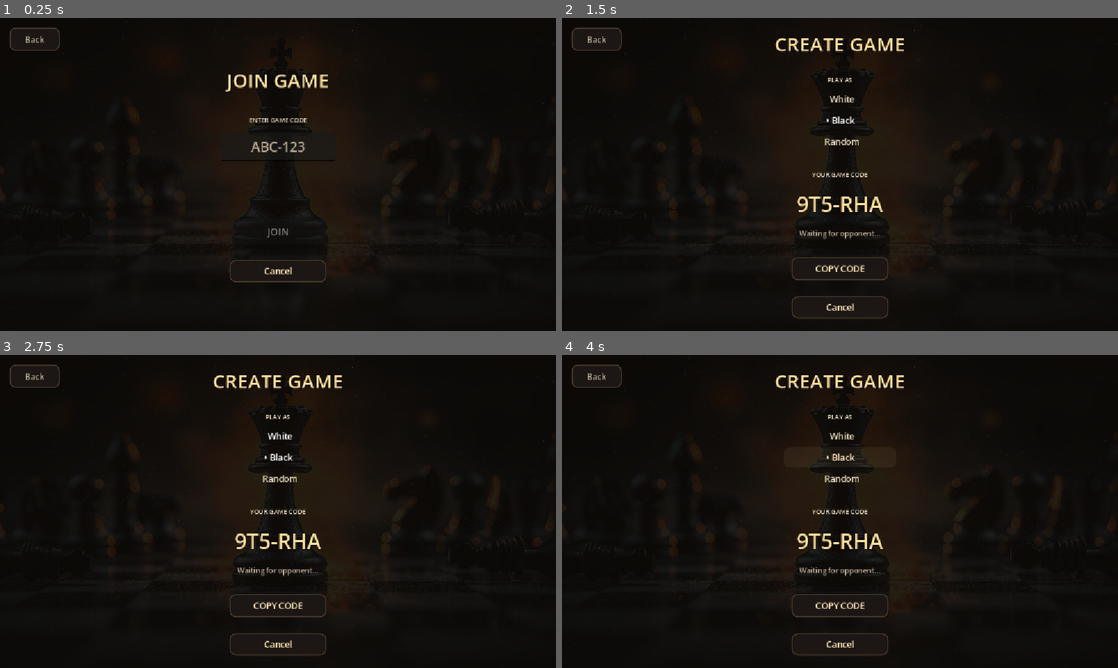
Above: before the commit, frames 1-4 (two rows, left to right).
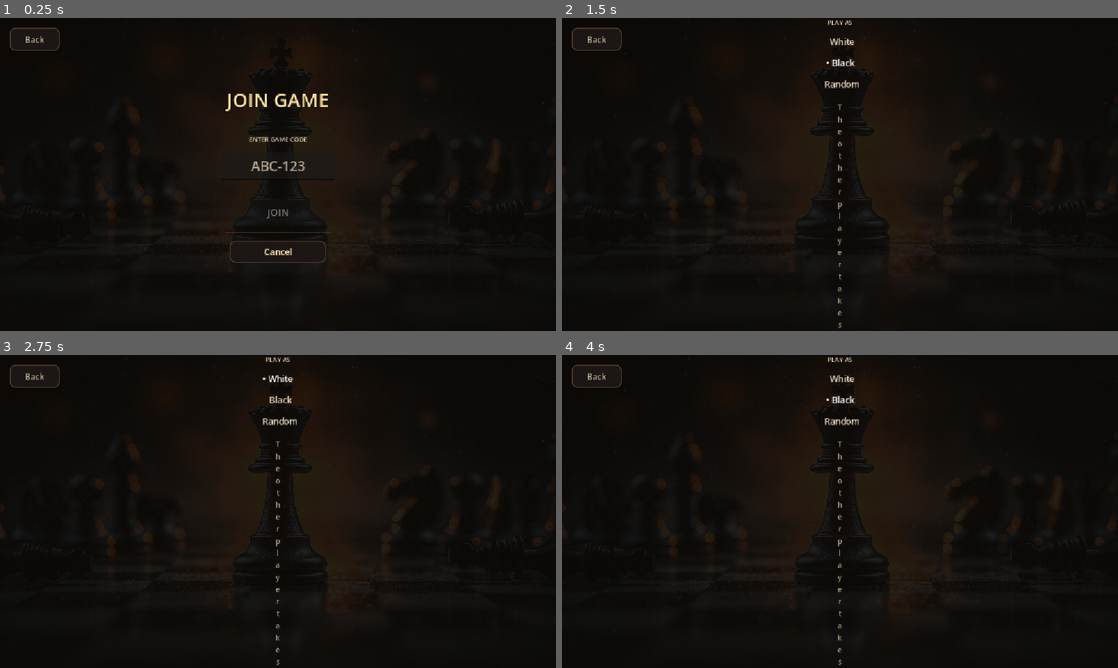
Above: after the commit, the same moments.

Repository: shedrackgodstime/chess-relay
Game: Godot game, scene res://join_game.tscn
The game is run twice, just before and just after one commit, with the same random seed, the same clock (stepped at 60 frames per second) and the same inputs. This scene is started directly instead of the project's main scene.
Inputs:
- Up to frame 1 (0.25 s): no input
- Up to frame 2 (1.5 s): click "Cancel" at 0.5 s; click "CREATE GAME" at 1.25 s
- Up to frame 3 (2.75 s): click "White" at 2 s
- Up to frame 4 (4 s): click "White" (after the commit: "• White") at 2.75 s; click "• Black" (after the commit: "Black") at 3.5 s

The runs differ from the first frame. In frame 1, 1.9% of the frame differs, in the area x 40-60%, y 18-85%; in frame 2, 2.3%; in frame 3, 2.3%; in frame 4, 2.3%, in the area x 38-62%, y 0-100%.

Commit message:
Break Create Game into two acts, and stop the screens rearranging themselves
The multiplayer screens were built without being measured, which is how four bugs got
into the last screen, and measuring them showed they were not close. Create Game was
596 px, which is 92% of the screen, against 52% for the VS lobby and 49% for home.

The cause was structural rather than cosmetic. Choosing a side and being handed a code
are sequential acts, and the document's own flow says so: CREATE GAME, choose side, game
created, show code. They were both on one screen at equal weight with equal gaps, so a
player had to hold a colour choice in their head while looking at a code they could not
use yet. They are two states now: a short first act that asks for a side and ends, and
the code, which is the reason the screen exists. 294 px, 45%.

Three more things the measurements showed.

The code was set to the full content width, so it claimed 760 px for seven characters
and read as a heading rather than something to read out. It is now as wide as the code
and centred.

Cancel was drawn as an outlined action, the same language as COPY CODE, so the way out
competed with the thing you came for. It is quiet now.

The quiet line was demanding the full content width even while hidden, so on the join
screen the column measured 240 and the first time a player mistyped a code the complaint
appeared and widened the whole screen to 760. A layout that rearranges itself when it has
something to say is a layout that moves under the player's finger; the line no longer
asks for width it is not using, and a test now presses a complaint onto the screen and
checks the column does not move.

The join screen was 446 px and is 366, with two empty rows that took 48 px before the
first keystroke. They are hidden until they have something to say.

The tests now drive Create Game the way a player does, pressing CONTINUE, so the screen
they check is the one a player actually sees. It was checking the first act and calling
it the screen.

Diff:
--- a/tools/observe_lobby.gd
+++ b/tools/observe_lobby.gd
@@ -84,6 +84,47 @@
 		for child in p2p_column.get_children():
 			print("    %s %.0fx%.0f" % [child.name, child.size.x, child.size.y])
 
+	# Every multiplayer screen, measured the way the VS one was measured. Built
+	# without looking first is how four bugs got into the last screen, so these are
+	# looked at before they are judged.
+	for path: String in ["res://create_game.tscn", "res://join_game.tscn"]:
+		var page := (load(path) as PackedScene).instantiate()
+		root.add_child(page)
+		await process_frame
+		await process_frame
+		# The create screen has a second act, and the first one is not the screen a
+		# player spends their time on, so both are measured.
+		if page is CreateGameScreen:
+			await (page as CreateGameScreen)._code_act()
+		var body := page.find_child("Column", true, false) as Control
+		print("\n-- %s --" % path.get_file())
+		if body == null:
+			print("  no column")
+			continue
+		print("  content %.0f x %.0f at %.0f,%.0f (%.0f%% of screen height)"
+			% [body.size.x, body.size.y, body.global_position.x,
+				body.global_position.y, body.size.y / screen.y * 100.0])
+		var previous_bottom := -1.0
+		for child in body.get_children():
+			var gap := -1.0
+			if previous_bottom >= 0.0:
+				gap = child.global_position.y - previous_bottom
+			previous_bottom = child.global_position.y + child.size.y
+			var text := ""
+			var font_size := 0
+			if child is Label:
+				text = (child as Label).text
+				font_size = (child as Label).get_theme_font_size("font_size")
+			elif child is Button:
+				text = (child as Button).text
+				font_size = (child as Button).get_theme_font_size("font_size")
+			print("    %-12s %4.0fx%-3.0f gap=%5.1f %2dpx %s"
+				% [child.name, child.size.x, child.size.y, gap, font_size, text])
+		var widest := 0.0
+		for child in body.get_children():
+			widest = maxf(widest, child.size.x)
+		print("  widest row %.0f, column %.0f" % [widest, body.size.x])
+
 	# The home screen for comparison. The design document asks for the lobby to occupy
 	# LESS vertical space than the home screen, which has to be measured rather than
 	# assumed. It was assumed the other way until now.
--- a/tools/test_p2p.gd
+++ b/tools/test_p2p.gd
@@ -88,6 +88,21 @@
 	var screen := await _spawn("res://create_game.tscn") as CreateGameScreen
 	if screen == null:
 		return
+
+	# The first act asks for a side and ends; the code is the second act, reached by
+	# the same CONTINUE a player presses. Driving it is the only way to see the screen
+	# they will actually spend their time on.
+	var options_first := screen.column.find_child("Options", true, false) as VBoxContainer
+	_check("the first act asks for a side and nothing else",
+		options_first != null and options_first.get_child_count() == 3
+			and screen.find_child("Code", true, false) == null,
+		"first act has a code on it, which is the second act's job")
+	var continue_button := screen.find_child("Continue", true, false) as Button
+	_check("and offers a way on to the next thing", continue_button != null, "")
+	continue_button.pressed.emit()
+	await process_frame
+	await process_frame
+
 	_check("it shows a code without anyone asking for one",
 		GameCode.is_well_formed(screen.game_code()),
 		"code=%s" % screen.game_code())
@@ -110,18 +125,13 @@
 		_find(screen, "CopyCode") != null, "")
 	_check("and says it is waiting", _text_contains(screen, "Waiting for opponent"), "")
 
-	# Choosing a side belongs here rather than on the landing screen: hosting is the
-	# point at which it becomes a real question.
-	var options := screen.column.find_child("Options", true, false) as VBoxContainer
-	_check("the host chooses a side here",
-		options != null and options.get_child_count() == 3, "")
-	_check("offering white, black and random", true, "")
-	screen.choose_side(BoardState.LIGHT)
-	_check("and the choice is recorded and shown",
-		screen.side == BoardState.LIGHT
-			and (options.get_child(0) as Button).button_pressed, "")
-	_check("with the joiner taking the other, so the pair adds up",
-		screen.side == BoardState.DARK or screen.side == BoardState.LIGHT, "")
+	# The side survives the move to the next act, so a player who picked White is not
+	# asked again on the screen where the code appears.
+	_check("the side chosen before it is kept", screen.side == BoardState.LIGHT
+			or screen.side == BoardState.DARK, "")
+	_check("and the screen is now the code and nothing else",
+		screen.find_child("Options", true, false) == null
+			and screen.find_child("Code", true, false) != null, "")
 
 
 ## Code entry: a field, a button, and a way to say no.
@@ -159,6 +169,18 @@
 		"echo=%s" % (screen.code_label as Label).text)
 	_check("but the game is not started by typing alone",
 		screen.typed_code().length() == 6, "")
+	# A complaint must not rearrange the screen. The quiet line used to demand the
+	# full content width while hidden, so the first mistyped code widened the column
+	# from 240 to 760 and moved everything under the player's finger.
+	var column := screen.column as Control
+	var before: float = column.size.x
+	screen.status_label.text = "Check the game code and try again."
+	screen.status_label.visible = true
+	await process_frame
+	await process_frame
+	_check("showing a complaint does not resize the screen",
+		absf(column.size.x - before) < 1.0, "before=%.0f after=%.0f"
+			% [before, column.size.x])
 
 
 ## The screens the player can actually reach, and nothing that leads nowhere.
--- a/ui/create_game_screen.gd
+++ b/ui/create_game_screen.gd
@@ -35,13 +35,47 @@
 var _code := ""
 
 
+## Two acts, one at a time.
+##
+## Choosing a side and being handed a code are sequential, not simultaneous: the
+## document's own flow is CREATE GAME, choose side, game created, show code. Showing
+## both meant a player had to hold a colour choice in their head while looking at a code
+## they could not use yet, and it made the screen 596 px tall, which is 92% of the
+## screen. The first act is brief and ends; the second is the reason the screen exists.
+##
+## Only one of the two is ever on the screen, so whichever it is gets the whole of it.
 func _build_content() -> void:
+	_side_act()
+
+
+## The first act: choose a side, then move on. Deliberately short, because the player
+## has come here to make a game, not to configure one.
+func _side_act() -> void:
+	for child in column.get_children():
+		column.remove_child(child)
+		child.queue_free()
+	side_group = add_options("PLAY AS", SIDES)
+	var note := add_notice("The other player takes the other side.")
+	note.horizontal_alignment = HORIZONTAL_ALIGNMENT_CENTER
+	add_gap(14.0)
+	var cont := add_action("CONTINUE", 220.0, 52.0, 20, "Continue")
+	cont.pressed.connect(func() -> void: _code_act())
+	for i in options_of(side_group).get_child_count():
+		var button := options_of(side_group).get_child(i) as Button
+		button.pressed.connect(_on_option_pressed.bind(i))
+	mark_option(options_of(side_group), SIDES.find(
+		MatchConfig.label_for(MatchConfig.SIDES, side)))
+
+
+## The second act: the code, and waiting. Everything on this screen is either the code
+## or context for it.
+func _code_act() -> void:
+	for child in column.get_children():
+		column.remove_child(child)
+		child.queue_free()
 	add_title(TITLE, 40)
-	add_gap(6.0)
+	add_gap(4.0)
 
-	side_group = add_options("PLAY AS", SIDES)
-
-	add_gap(6.0)
 	var caption := Label.new()
 	caption.name = "CodeCaption"
 	caption.text = "YOUR GAME CODE"
@@ -53,31 +87,58 @@
 
 	code_label = Label.new()
 	code_label.name = "Code"
+	code_label.text = _code
 	code_label.horizontal_alignment = HORIZONTAL_ALIGNMENT_CENTER
-	code_label.custom_minimum_size = Vector2(ScreenStyle.CONTENT_WIDTH, 68.0)
+	# As wide as the code and no wider. At the content width it claimed 760 px for
+	# seven characters, which made the code look like a heading rather than a thing to
+	# read out.
+	code_label.custom_minimum_size = Vector2(300.0, 74.0)
+	code_label.size_flags_horizontal = Control.SIZE_SHRINK_CENTER
 	code_label.vertical_alignment = VERTICAL_ALIGNMENT_CENTER
-	code_label.add_theme_font_size_override("font_size", 44)
+	code_label.add_theme_font_size_override("font_size", 46)
 	code_label.add_theme_color_override("font_color", ScreenStyle.TITLE)
 	code_label.add_theme_color_override("font_outline_color", ScreenStyle.OUTLINE)
 	code_label.add_theme_constant_override("outline_size", ScreenStyle.OUTLINE_SIZE)
 	column.add_child(code_label)
 
+	# Close under the code, because the two are one thing: this is what you read out
+	# and this is what you do about it.
+	add_gap(2.0)
+	copy_button = add_action("COPY CODE", 190.0, 46.0, 17, "CopyCode")
+	copy_button.pressed.connect(_on_copy)
+	add_gap(10.0)
+
 	status_label = add_notice("Waiting for opponent...")
 	status_label.horizontal_alignment = HORIZONTAL_ALIGNMENT_CENTER
+	cancel_button = _quiet_cancel()
+	add_divider()
+	column.add_child(cancel_button)
+	cancel_button.pressed.connect(_on_cancel)
 
-	add_gap(6.0)
-	copy_button = add_action("COPY CODE", 200.0, 48.0, 18, "CopyCode")
-	copy_button.pressed.connect(_on_copy)
-	add_divider()
-	cancel_button = add_action("Cancel", 200.0, 46.0, 18, "Cancel")
-	cancel_button.pressed.connect(_on_cancel)
+
+## Cancel is the way out, so it does not get the language of the thing you came for.
+## A player who is looking for COPY CODE should not have a second outlined button
+## below it offering the same kind of tap.
+func _quiet_cancel() -> Button:
+	var button := Button.new()
+	button.name = "Cancel"
+	button.text = "Cancel"
+	button.focus_mode = Control.FOCUS_NONE
+	button.custom_minimum_size = Vector2(190.0, 40.0)
+	button.size_flags_horizontal = Control.SIZE_SHRINK_CENTER
+	button.add_theme_font_size_override("font_size", 16)
+	button.add_theme_color_override("font_color", ScreenStyle.MUTED)
+	button.add_theme_color_override("font_hover_color", ScreenStyle.TEXT)
+	var flat := StyleBoxEmpty.new()
+	button.add_theme_stylebox_override("normal", flat)
+	button.add_theme_stylebox_override("hover", ScreenStyle.faint_box())
+	button.add_theme_stylebox_override("pressed", flat)
+	button.add_theme_stylebox_override("focus", flat)
+	return button
 
 
 func _show_defaults() -> void:
 	_code = GameCode.generate()
-	code_label.text = _code
-	mark_option(options_of(side_group), SIDES.find(MatchConfig.label_for(
-		MatchConfig.SIDES, side)))
 
 
 ## The code, for a test or a host that needs it before the room exists.
@@ -94,6 +155,8 @@
 	side_chosen.emit(value)
 
 
+## Choosing an option. The side is recorded as it is chosen rather than on Continue,
+## so the button and the choice cannot drift apart.
 func _on_option_pressed(index: int) -> void:
 	var values := [BoardState.LIGHT, BoardState.DARK,
 		MatchConfig.Difficulty.RANDOM_SIDE]
--- a/ui/game_screen.gd
+++ b/ui/game_screen.gd
@@ -136,11 +136,19 @@
 
 ## A quiet line that says something without asking for anything, such as why an entry
 ## is not ready yet.
+## Not given a width of its own.
+##
+## It was set to the full content width, which meant a hidden complaint was still
+## demanding 760 px: on the join screen the column measured 240, and the first time a
+## player mistyped a code the complaint appeared and widened the whole screen to 760.
+## A layout that rearranges itself when it has something to say is a layout that moves
+## under the player's finger.
 func add_notice(text: String) -> Label:
 	var label := Label.new()
 	label.name = "Notice"
 	label.text = text
-	label.custom_minimum_size = Vector2(ScreenStyle.CONTENT_WIDTH, 0.0)
+	label.custom_minimum_size = Vector2(0.0, 0.0)
+	label.size_flags_horizontal = Control.SIZE_SHRINK_CENTER
 	ScreenStyle.quiet_style(label)
 	column.add_child(label)
 	return label
--- a/ui/join_game_screen.gd
+++ b/ui/join_game_screen.gd
@@ -24,6 +24,9 @@
 var field: LineEdit = null
 var code_label: Label = null
 var status_label: Label = null
+## Set while a complaint is on screen, so the quiet line and the complaint are not
+## two labels fighting over the same space.
+var _notice_hidden := true
 var join_button: Button = null
 var cancel_button: Button = null
 
@@ -74,6 +77,7 @@
 
 	status_label = add_notice("")
 	status_label.horizontal_alignment = HORIZONTAL_ALIGNMENT_CENTER
+	status_label.visible = false
 
 	add_gap(8.0)
 	join_button = add_action("JOIN", 200.0, 52.0, 20, "Join")
@@ -112,14 +116,24 @@
 	_update_join()
 
 
+## Both of these are hidden while they have nothing to say.
+##
+## They were 48 px of empty rows in the middle of the screen before the first
+## keystroke, which is most of what made this screen feel padded: the space was there
+## before the content, rather than appearing with it.
 func _update_echo() -> void:
-	if code_label != null:
-		code_label.text = readable(field.text if field != null else "")
+	if code_label == null:
+		return
+	var text := readable(field.text if field != null else "")
+	code_label.text = text
+	code_label.visible = text != ""
 
 
 func _update_join() -> void:
 	if join_button != null:
 		join_button.disabled = typed_code().length() < GameCode.GROUPS * GameCode.LENGTH
+	if status_label != null:
+		status_label.visible = not _notice_hidden
 
 
 func _on_join() -> void:
